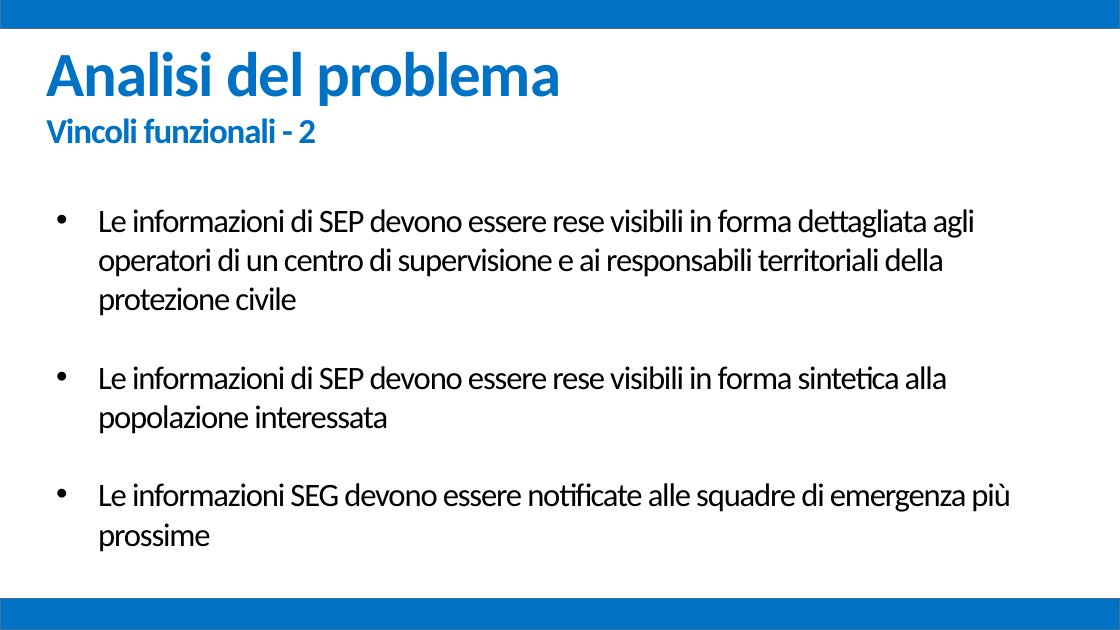
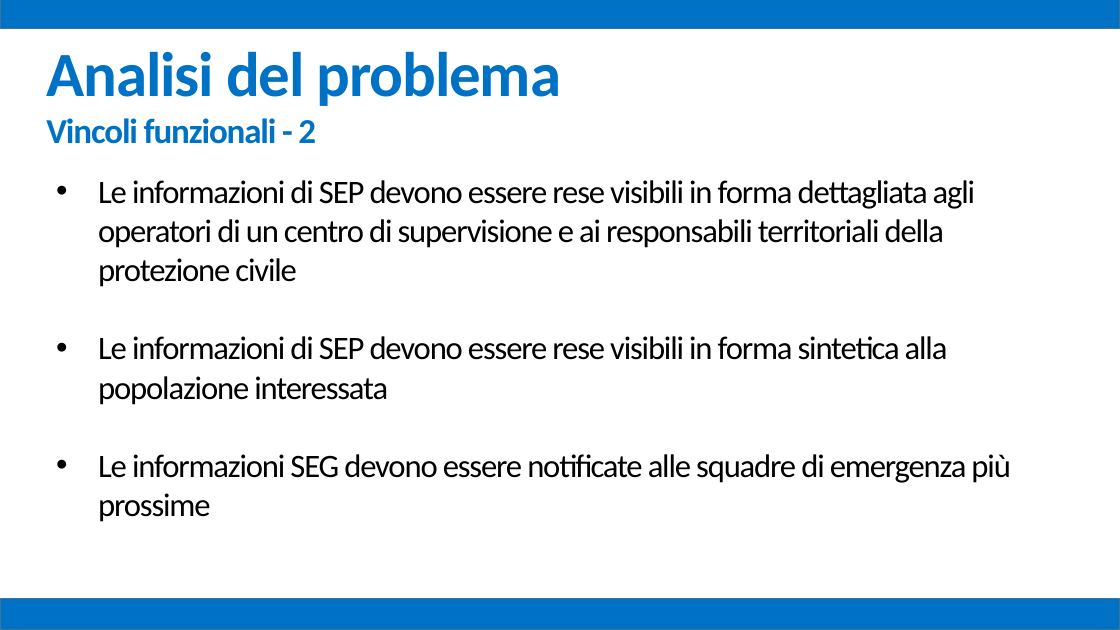
Before and after one commit to mz1991/ProgettoFebbraio2015, a slide deck: slide 15 of Febbraio 2015.pptx (slide 14 before the commit). Drawn at 1120x630 pixels with LibreOffice and Linux fonts; fonts in the diff are those of the drawing. Boxes give left, top, right and bottom in pixels: in the first picture for what was removed or moved away, otherwise in the second. Text is boxed around its words. In the diff, an @@ line names an element or a change of style, - is before the commit and + after.

```diff
--- a/Febbraio 2015.pptx
+++ b/Febbraio 2015.pptx
@@ text "Le informazioni di SEP devono ...": place and size @@
-text "Le informazioni di SEP devono ..." at [98,209,1010,552]
+text "Le informazioni di SEP devono ..." at [98,180,1010,522]
```
Also in this commit, not shown: 16 other slides changed, 1 slide added, 6 other files.
